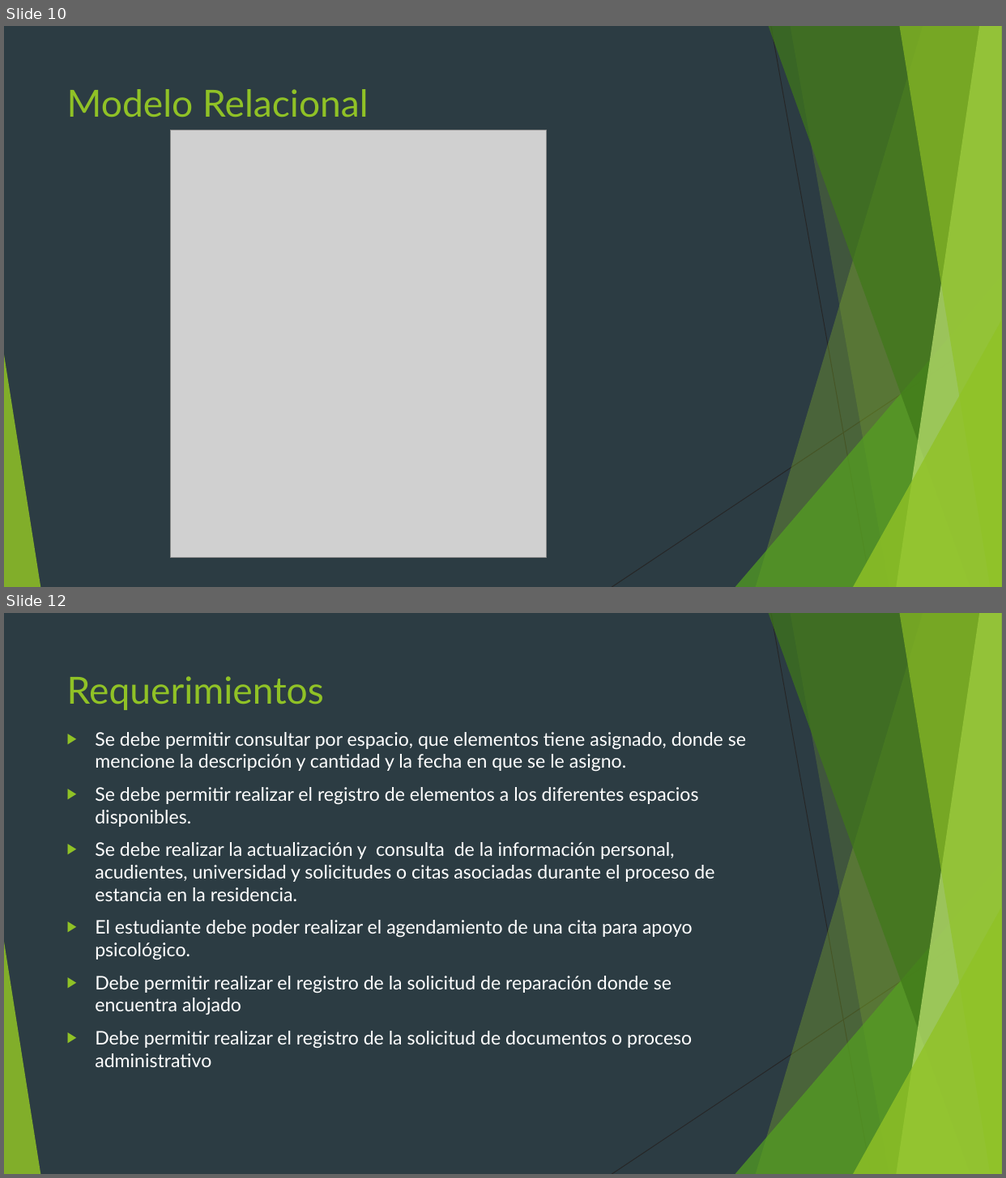
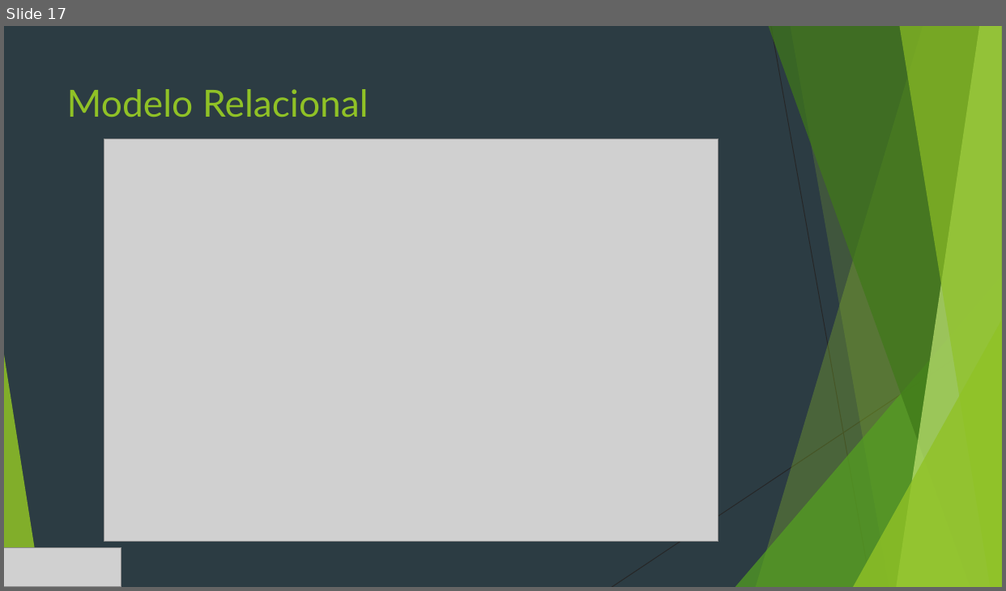
Before and after one commit to JefersonGuevara/Cru_Portal, a slide deck: Documentacion/SISTEMA DE INFORMACIÓN PARA LA GESTIÓN DE ADMISIONES.pptx. Shown one above the other, each under a label of ours: slides 10 and 12 before the commit, slide 17 after it; the slides between them are not shown. The pictures are 1006x1178 and 1006x591 pixels, drawn with LibreOffice and Linux fonts; fonts in the diff are those of the drawing; grey boxes stand for pictures. Boxes give left, top, right and bottom in pixels: in the first picture for what was removed or moved away, otherwise in the second. Text is boxed around its words. In the diff, an @@ line names an element or a change of style, - is before the commit and + after.

Commit message:
Actualizacion de Documentacion
Se realiza actualizacion del anteproyecto e acuerdo los items planteados.
Se agregan licencias de los ide trabajados

```diff
--- a/Documentacion/SISTEMA DE INFORMACIÓN PARA LA GESTIÓN DE ADMISIONES.pptx
+++ b/Documentacion/SISTEMA DE INFORMACIÓN PARA LA GESTIÓN DE ADMISIONES.pptx
@@ slide 12 removed at <box>4,613,1002,1174</box>, background #2C3C43; not listed: 10 template elements that a slide beside it also shows @@
@@ title removed at <box>67,676,324,710</box> @@
-Requerimientos
@@ text removed at <box>95,732,746,1067</box> @@
-▶ Se debe permitir consultar por espacio, que elementos tiene asignado, donde se mencione la descripción y cantidad y la fecha en que se le asigno.
-▶ Se debe permitir realizar el registro de elementos a los diferentes espacios disponibles.
-▶ Se debe realizar la actualización y consulta de la información personal, acudientes, universidad y solicitudes o citas asociadas durante el proceso de estancia en la residencia.
-▶ El estudiante debe poder realizar el agendamiento de una cita para apoyo psicológico.
-▶ Debe permitir realizar el registro de la solicitud de reparación donde se encuentra alojado
-▶ Debe permitir realizar el registro de la solicitud de documentos o proceso administrativo
@@ what was slide 10 is now slide 17 @@
@@ slide 17 changed as well @@
@@ picture: place and size @@
-picture at <box>171,130,547,558</box>
+picture at <box>104,139,718,543</box>
@@ picture added at <box>4,548,121,587</box> @@
```
Also in this commit, not shown: 11 other slides changed, 19 slides added, 7 other slides removed, 7 other files.
